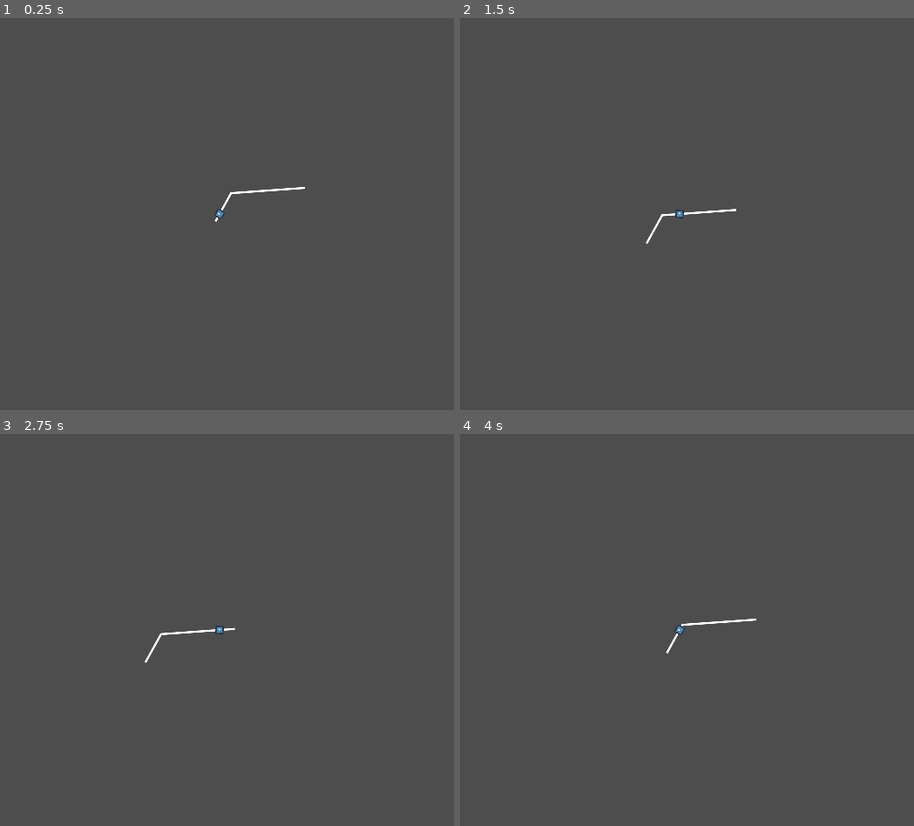
Above: before the commit, frames 1-4 (two rows, left to right).
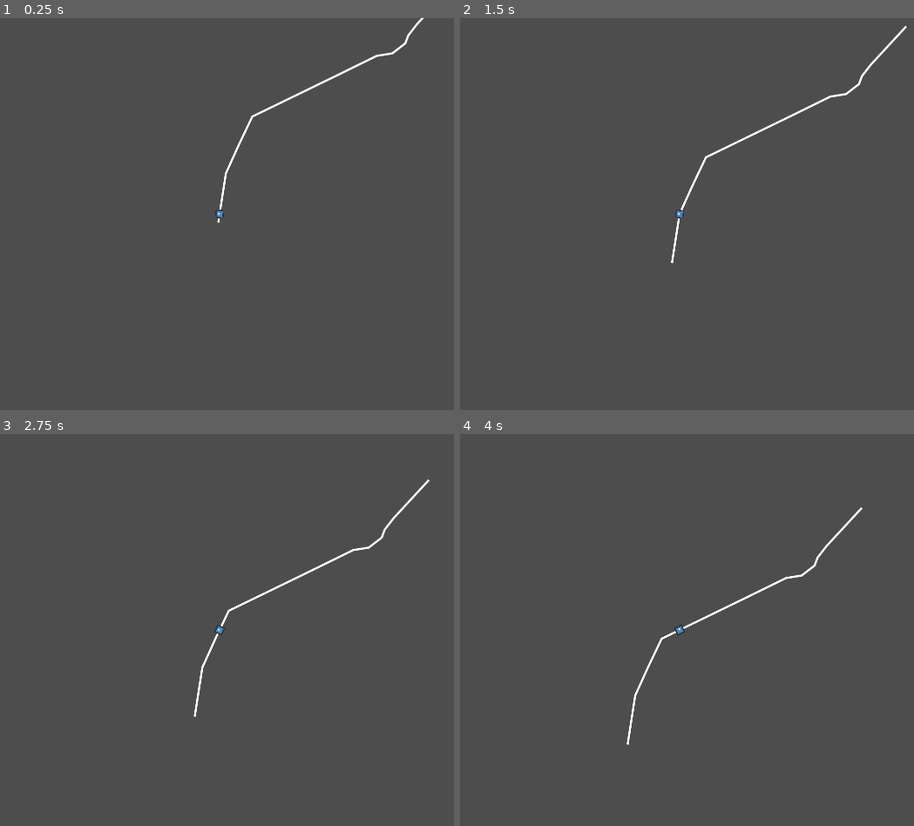
Above: after the commit, the same moments.

Repository: elpozewaunig/LanLinerReconciliation
Game: Godot game, scene res://scenes/main.tscn
Same seed, same stepped clock (60 frames per second), same inputs: the game is played once before the commit and once after it. The engine's default icon, where the game draws it, is replaced by a stand-in: a white triangle on a blue panel in a dark square.
Inputs:
- Up to frame 1 (0.25 s): no input
- Up to frame 2 (1.5 s): no input
- Up to frame 3 (2.75 s): no input
- Up to frame 4 (4 s): no input

The runs differ from the first frame. In frame 1, 0.6% of the frame differs, in the area x 47-94%, y 0-53%; in frame 2, 0.6%, in the area x 40-99%, y 2-63%; in frame 3, 0.6%; in frame 4, 0.6%.

Commit message:
Implemented basic jumping to next line

Diff:
--- a/scenes/main.tscn
+++ b/scenes/main.tscn
@@ -1,19 +1,22 @@
-[gd_scene load_steps=8 format=3 uid="uid://x46ieo2mb8a3"]
+[gd_scene load_steps=7 format=3 uid="uid://x46ieo2mb8a3"]
 
 [ext_resource type="Script" path="res://scenes/GameManager.gd" id="1_3rm6l"]
 [ext_resource type="Script" path="res://scripts/PathVisualizer.gd" id="1_y3s6h"]
-[ext_resource type="Script" path="res://scripts/Player.gd" id="2_2jtmd"]
-[ext_resource type="Texture2D" uid="uid://fpt88tf7cjf3" path="res://assets/icon.svg" id="2_82s6o"]
+[ext_resource type="PackedScene" uid="uid://dc7aktr1f5opg" path="res://scenes/player.tscn" id="3_stg1m"]
 
 [sub_resource type="CanvasItemMaterial" id="CanvasItemMaterial_c68wh"]
 
 [sub_resource type="Curve2D" id="Curve2D_lo8cb"]
 _data = {
-"points": PackedVector2Array(0, 0, 0, 0, 153, 270, 0, 0, 0, 0, 200, 185, 0, 0, 0, 0, 423, 169)
+"points": PackedVector2Array(0, 0, 0, 0, 81, 335, 0, 0, 0, 0, 104, 187, 0, 0, 0, 0, 143, 101, 0, 0, 0, 0, 184, 15, 0, 0, 0, 0, 441, -110)
 }
-point_count = 3
+point_count = 5
 
-[sub_resource type="CanvasItemMaterial" id="CanvasItemMaterial_lk7ji"]
+[sub_resource type="Curve2D" id="Curve2D_roph8"]
+_data = {
+"points": PackedVector2Array(0, 0, 0, 0, 82.405, 250.134, 0, 0, 0, 0, 201.886, 191.555, 0, 0, 0, 0, 249, 184, 0, 0, 0, 0, 288, 154, 0, 0, 0, 0, 297, 130, 0, 0, 0, 0, 323.767, 95.6034, 0, 0, 0, 0, 430, -19)
+}
+point_count = 7
 
 [node name="GameManager" type="Node2D"]
 script = ExtResource("1_3rm6l")
@@ -24,14 +27,14 @@
 curve = SubResource("Curve2D_lo8cb")
 script = ExtResource("1_y3s6h")
 
-[node name="Player" type="PathFollow2D" parent="Path2D"]
-material = SubResource("CanvasItemMaterial_lk7ji")
-position = Vector2(153, 270)
-rotation = -1.0657
-script = ExtResource("2_2jtmd")
+[node name="Player" parent="Path2D" instance=ExtResource("3_stg1m")]
+z_index = 1
+position = Vector2(81, 335)
+rotation = -1.41662
 
-[node name="Sprite2D" type="Sprite2D" parent="Path2D/Player"]
-scale = Vector2(0.2, 0.2)
-texture = ExtResource("2_82s6o")
-
-[node name="Camera2D" type="Camera2D" parent="Path2D/Player"]
+[node name="next" type="Path2D" parent="Path2D"]
+material = SubResource("CanvasItemMaterial_c68wh")
+position = Vector2(358.237, -361.929)
+scale = Vector2(1.00434, 1.00718)
+curve = SubResource("Curve2D_roph8")
+script = ExtResource("1_y3s6h")
--- /dev/null
+++ b/scenes/player.tscn
@@ -0,0 +1,18 @@
+[gd_scene load_steps=4 format=3 uid="uid://dc7aktr1f5opg"]
+
+[ext_resource type="Script" path="res://scripts/Player.gd" id="1_gyboe"]
+[ext_resource type="Texture2D" uid="uid://fpt88tf7cjf3" path="res://assets/icon.svg" id="2_v374b"]
+
+[sub_resource type="CanvasItemMaterial" id="CanvasItemMaterial_lk7ji"]
+
+[node name="Player" type="PathFollow2D"]
+material = SubResource("CanvasItemMaterial_lk7ji")
+position = Vector2(153, 270)
+rotation = -1.0657
+script = ExtResource("1_gyboe")
+
+[node name="Sprite2D" type="Sprite2D" parent="."]
+scale = Vector2(0.2, 0.2)
+texture = ExtResource("2_v374b")
+
+[node name="Camera2D" type="Camera2D" parent="."]
--- a/scripts/Player.gd
+++ b/scripts/Player.gd
@@ -6,12 +6,20 @@
 var speed = 100
 var zoom_fact = 0.001
 
+
 # Called when the node enters the scene tree for the first time.
 func _ready():
 	pass # Replace with function body.
 
 # Called every frame. 'delta' is the elapsed time since the previous frame.
 func _process(delta):
-	progress += delta * speed * game_manager.tick_speed
+	var change = delta * speed * game_manager.tick_speed
+	var change_ratio  = change / get_parent().curve.get_baked_length()
+	if progress_ratio + change_ratio > 1:
+		progress += change
+		var next = get_parent().get_child(1)
+		reparent(next)
+	else:
+		progress += change
 	camera.zoom.x = 1 / (speed * game_manager.tick_speed * zoom_fact + 1)
 	camera.zoom.y = 1 / (speed * game_manager.tick_speed * zoom_fact + 1)
